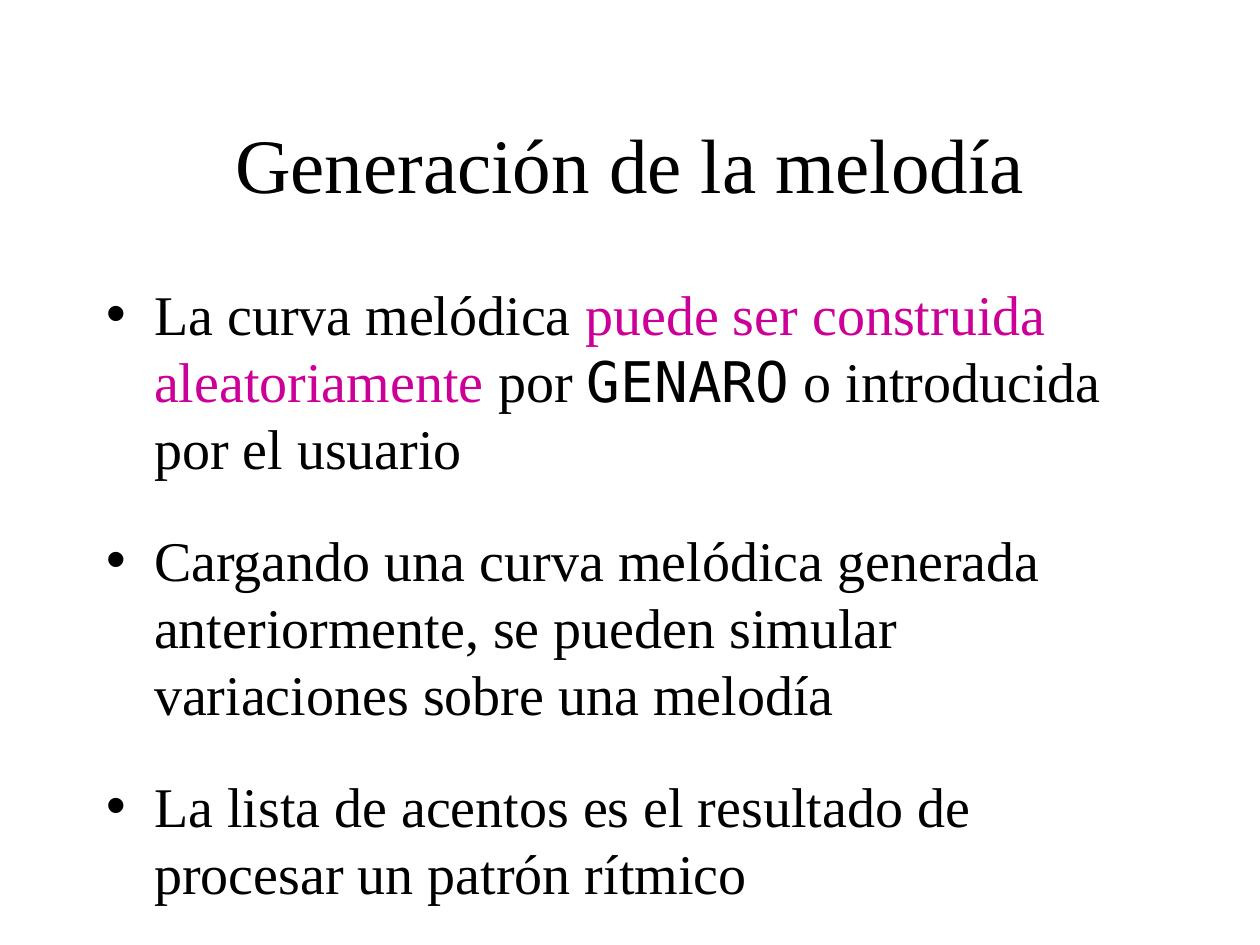
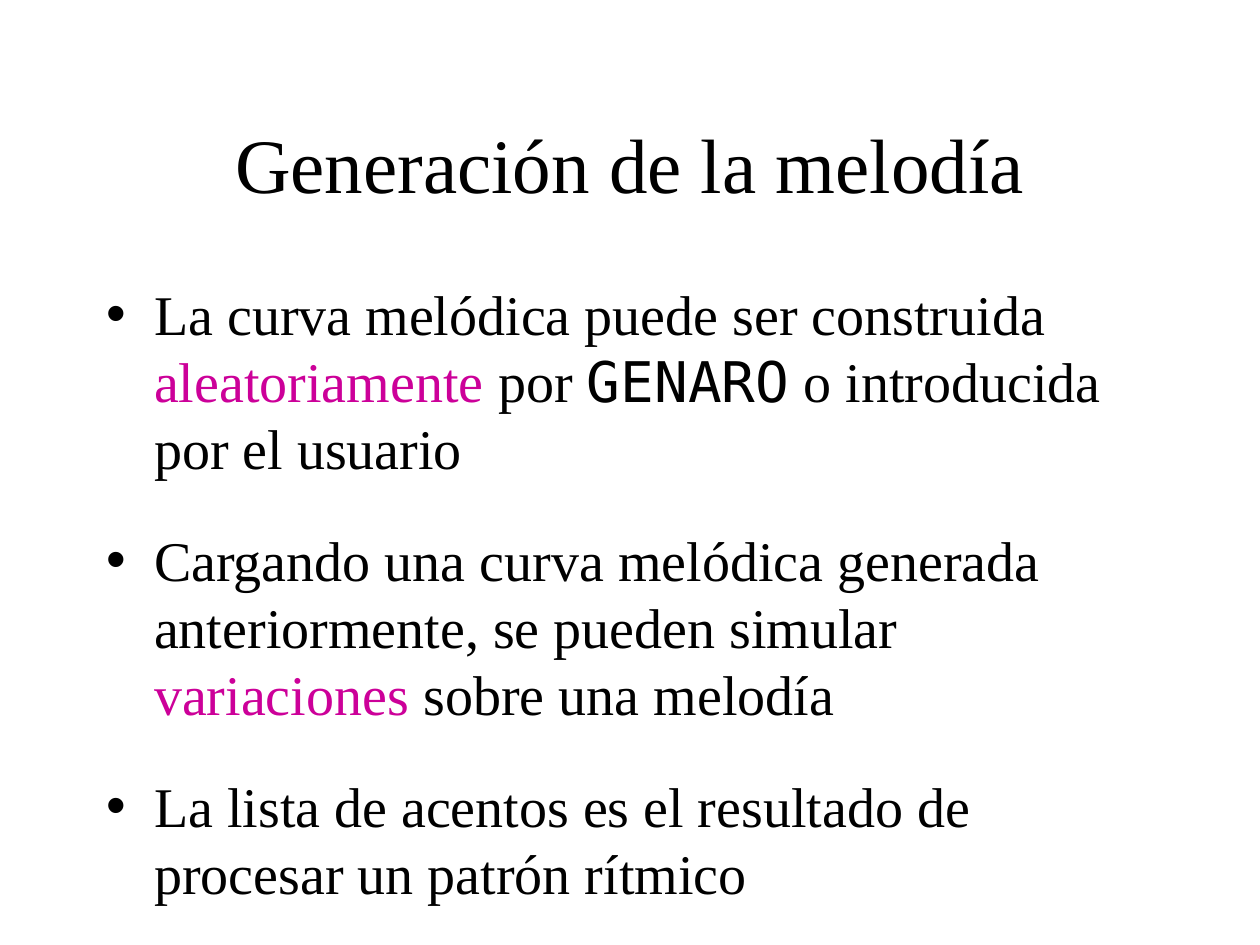
Before and after one commit to BackupTheBerlios/genaro, a slide deck: slide 21 of Documentos/MemoriaSSII/presentacion_proyecto2.ppt (slide 22 before the commit). Drawn at 1260x945 pixels with LibreOffice and Linux fonts; fonts in the diff are those of the drawing; background and template pictures are left out. Boxes give left, top, right and bottom in pixels: in the first picture for what was removed or moved away, otherwise in the second. Text is boxed around its words. In the diff, an @@ line names an element or a change of style, - is before the commit and + after.

```diff
--- a/Documentos/MemoriaSSII/presentacion_proyecto2.ppt
+++ b/Documentos/MemoriaSSII/presentacion_proyecto2.ppt
@@ text at <box>154,296,1100,716</box>: text colour #CC0099 to #000000 in "puede ser construida"; text colour #000000 to #CC0099 in "variaciones" @@
```
Also in this commit, not shown: 16 other slides changed, 1 slide removed.
